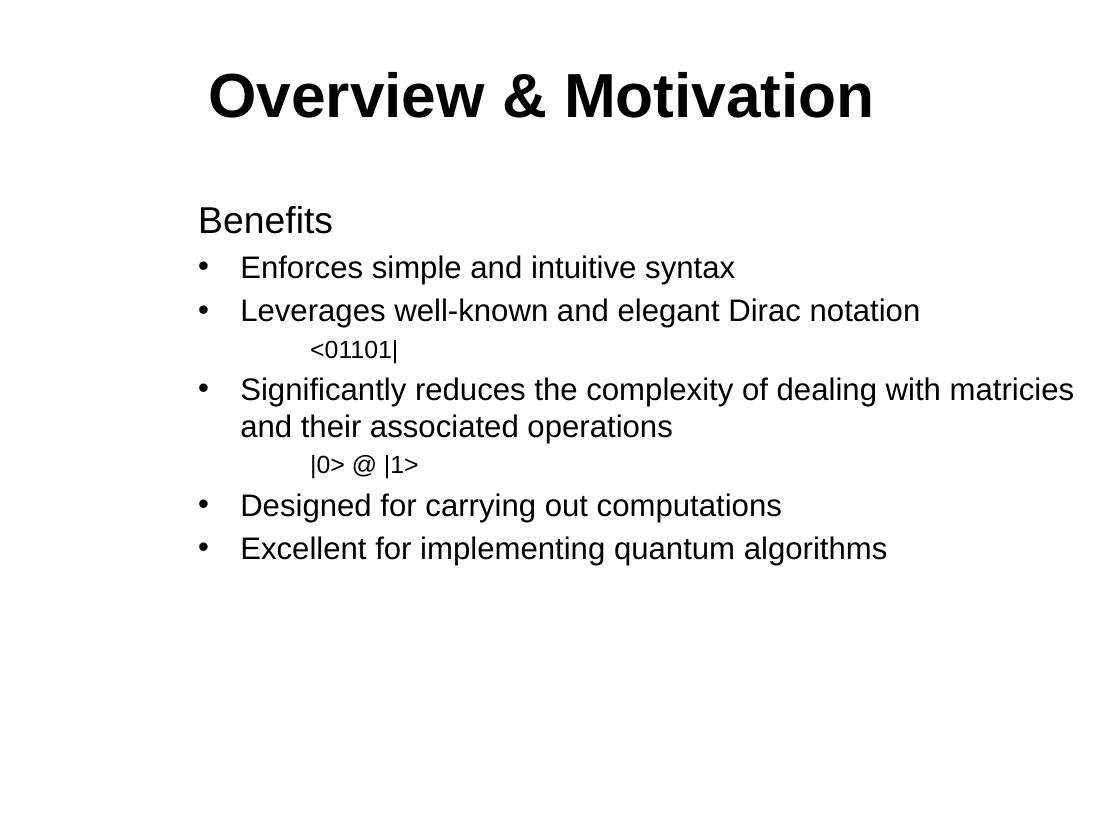
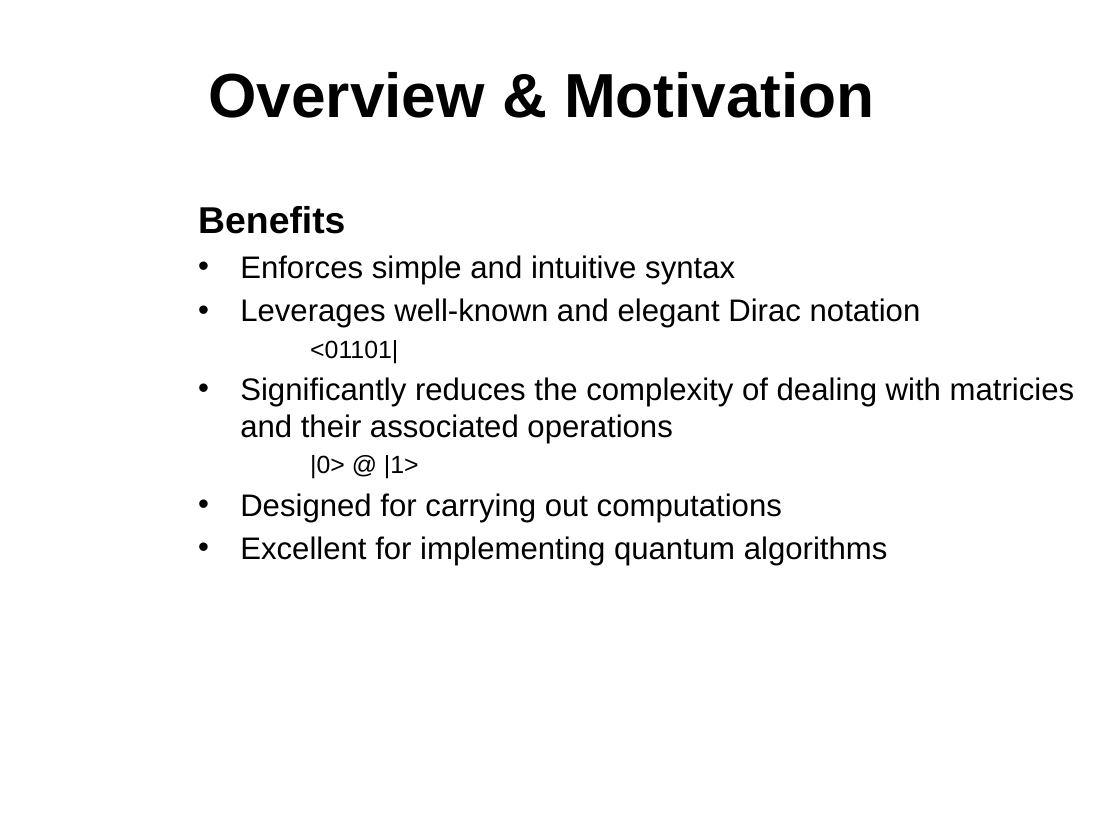
Before and after one commit to sdk21/PLT, a slide deck: slide 5 of Demo/Qlang.pptx. Drawn at 1120x840 pixels with LibreOffice and Linux fonts; fonts in the diff are those of the drawing; background and template pictures are left out. Boxes give left, top, right and bottom in pixels: in the first picture for what was removed or moved away, otherwise in the second. Text is boxed around its words. In the diff, an @@ line names an element or a change of style, - is before the commit and + after.

```diff
--- a/Demo/Qlang.pptx
+++ b/Demo/Qlang.pptx
@@ text at <box>198,206,345,234</box>: bold on in "Benefits" @@
```
Also in this commit, not shown: 7 other slides changed, 1 slide added.
